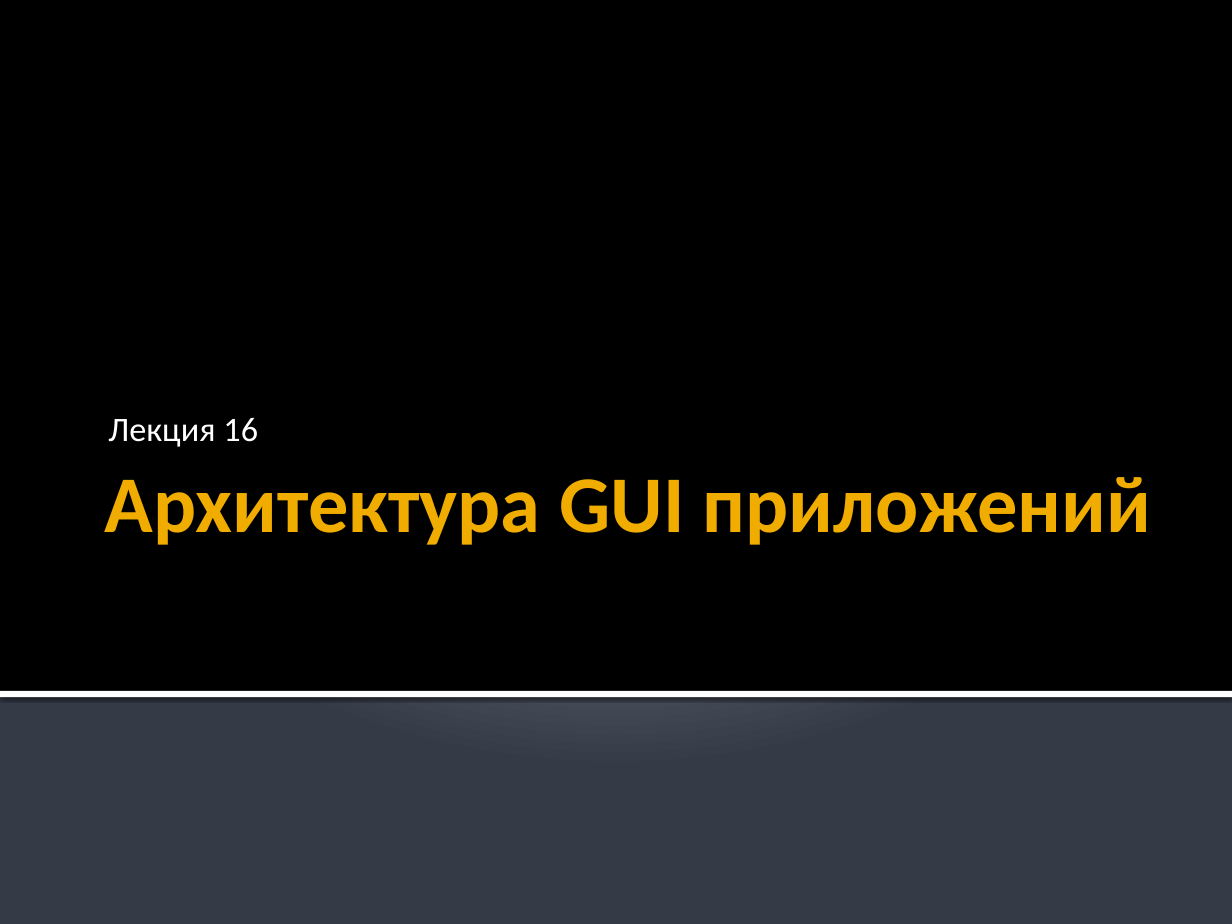
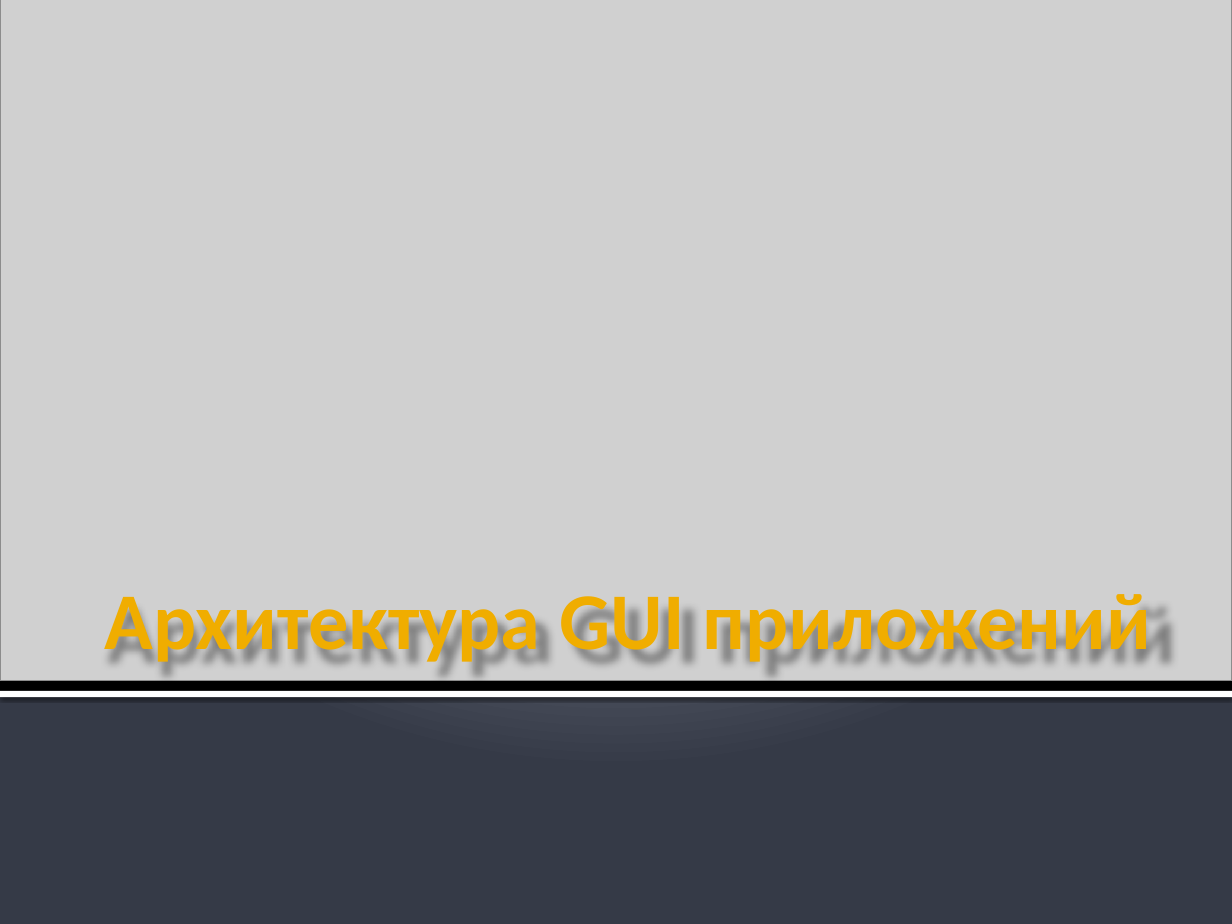
Before and after one commit to alexey-malov/ood, a slide deck: slide 1 of lectures/16.mvxx/mvxx.pptx. Drawn at 1232x924 pixels with LibreOffice and Linux fonts; fonts in the diff are those of the drawing; grey boxes stand for pictures. Boxes give left, top, right and bottom in pixels: in the first picture for what was removed or moved away, otherwise in the second. Text is boxed around its words. In the diff, an @@ line names an element or a change of style, - is before the commit and + after.

Commit message:
Обновил обложку у лекции MVXX

```diff
--- a/lectures/16.mvxx/mvxx.pptx
+++ b/lectures/16.mvxx/mvxx.pptx
@@ picture added at <box>0,0,1232,680</box> @@
@@ subtitle removed at <box>108,418,258,447</box> @@
-Лекция 16
@@ title "Архитектура GUI приложений" rewrapped from <box>105,477,1151,545</box> to <box>105,594,1151,668</box> @@
```
